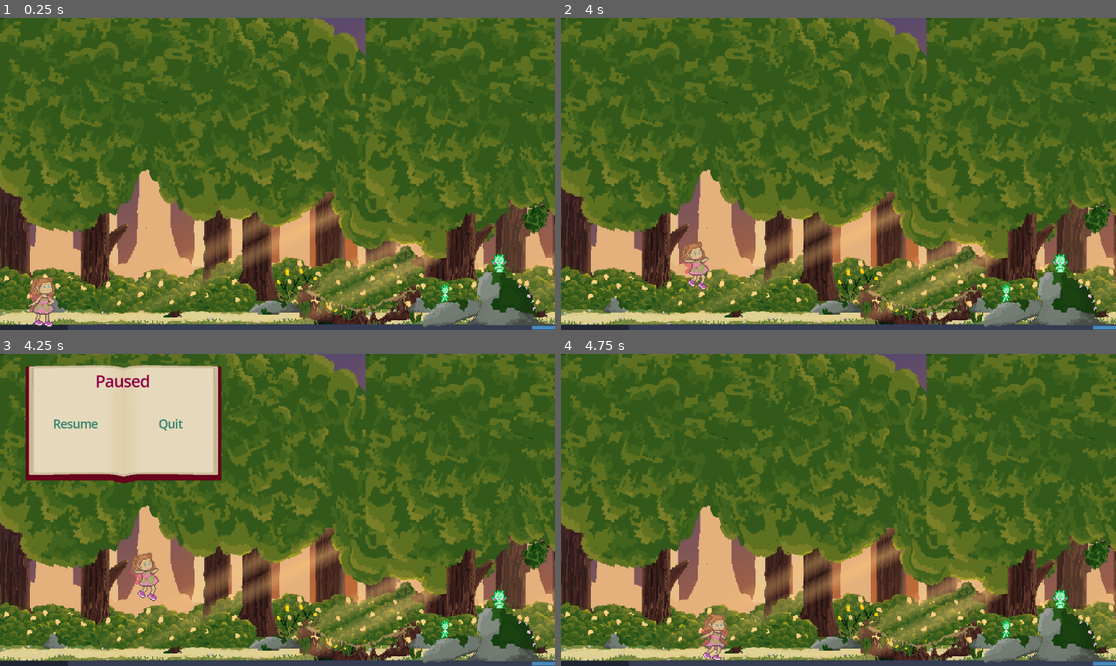
Above: before the commit, frames 1-4 (two rows, left to right).
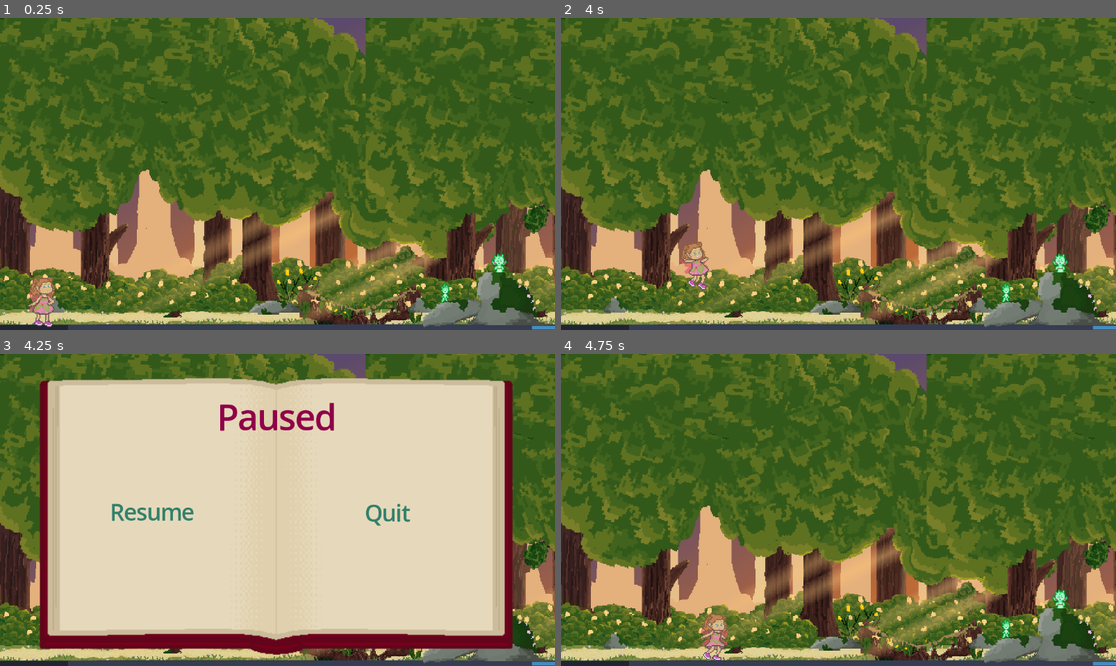
Above: after the commit, the same moments.

Repository: AlexReidNZ/Into-The-Pixie-Kingdom
Game: Godot game, scene res://Scenes/Levels/level_1.tscn
Two runs of this game, one before a commit and one after it. Both use one fixed random seed, a clock stepped at 60 frames per second and the inputs below. The engine's default icon, where the game draws it, is replaced by a stand-in: a white triangle on a blue panel in a dark square.
Inputs (mouse positions are in pixels of both pictures, inside the frame that each line leads up to):
- Up to frame 1 (0.25 s): no input
- Up to frame 2 (4 s): tap Enter (ui_accept) at 0.5 s; move the mouse to (960, 158) at 0.52 s; press the mouse at (960, 158) at 0.53 s; hold Right (move_right) 0.53-2.03 s; tap Space (jump) at 0.77, 1.52, 3.02, 3.77 s; move the mouse to (727, 189) at 1.27 s; release the mouse at (727, 189) at 1.28 s; tap R (rotate puzzle piece) at 1.35, 3.6 s; move the mouse to (894, 105) at 2.02 s; hold Left (move_left) 2.03-2.78 s; hold Shift (run) 2.03-2.78 s; move the mouse to (810, 236) at 2.77 s; hold Right (move_right) from 2.78 s (still down); click (810, 236) at 2.85 s; move the mouse to (1005, 220) at 3.52 s
- Up to frame 3 (4.25 s): keep holding Right (move_right); tap Escape (pause) at 4.15 s
- Up to frame 4 (4.75 s): release Right (move_right) at 4.25 s; click "Resume" at 4.25 s

Frames 1-2 are identical in both runs. In frame 3, 68% of the frame differs, in the area x 4-93%, y 3-97%; in frame 4, nothing differs.

Commit message:
fix: pause menu sizing

Diff:
--- a/Scenes/pause_menu.tscn
+++ b/Scenes/pause_menu.tscn
@@ -14,46 +14,47 @@
 script = ExtResource("1_w2gt3")
 
 [node name="TextureRect" type="TextureRect" parent="."]
-layout_mode = 0
-offset_left = 19.0
-offset_top = 2.0
-offset_right = 496.0
-offset_bottom = 278.0
+layout_mode = 1
+anchors_preset = 15
+anchor_right = 1.0
+anchor_bottom = 1.0
+grow_horizontal = 2
+grow_vertical = 2
 texture = ExtResource("1_cdlkh")
 expand_mode = 1
 
 [node name="Label" type="Label" parent="TextureRect"]
 layout_mode = 0
-offset_left = 179.0
-offset_top = 33.0
-offset_right = 292.0
-offset_bottom = 78.0
+offset_left = 450.0
+offset_top = 84.0
+offset_right = 696.0
+offset_bottom = 180.0
 theme_override_colors/font_color = Color(0.561513, 0.00267256, 0.285645, 1)
-theme_override_font_sizes/font_size = 32
+theme_override_font_sizes/font_size = 70
 text = "Paused"
 
 [node name="Resume" type="Button" parent="."]
 layout_mode = 0
-offset_left = 105.0
-offset_top = 125.0
-offset_right = 209.0
-offset_bottom = 167.0
+offset_left = 224.0
+offset_top = 294.0
+offset_right = 406.0
+offset_bottom = 365.0
 theme_override_colors/font_color = Color(0.195007, 0.501681, 0.418972, 1)
-theme_override_font_sizes/font_size = 24
+theme_override_font_sizes/font_size = 45
 text = "Resume"
 flat = true
 
 [node name="Quit" type="Button" parent="."]
 layout_mode = 0
-offset_left = 325.0
-offset_top = 125.0
-offset_right = 383.0
-offset_bottom = 167.0
+offset_left = 706.0
+offset_top = 296.0
+offset_right = 903.0
+offset_bottom = 367.0
 theme_override_colors/font_color = Color(0.196078, 0.501961, 0.419608, 1)
-theme_override_font_sizes/font_size = 24
+theme_override_font_sizes/font_size = 45
 text = "Quit"
 flat = true
 
+[connection signal="pressed" from="Resume" to="." method="_on_resume_pressed"]
 [connection signal="pressed" from="Resume" to="." method="_on_close_pressed"]
-[connection signal="pressed" from="Resume" to="." method="_on_resume_pressed"]
 [connection signal="pressed" from="Quit" to="." method="_on_quit_pressed"]
